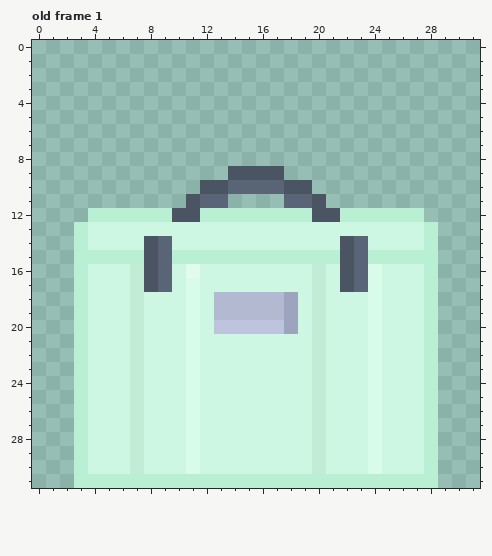
Two states of a pixel-art file, Assets/GFX/Chests/lab_chest.ase. This is how it looked before the edit.
32x32 pixels, 1 frame. Shown: old frame 1. The commit also changed other frames, which this record leaves out.
Once edited:
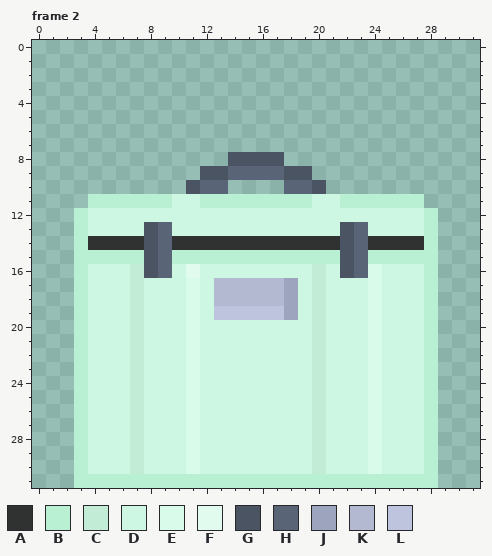
Palette (. is transparent): A #303231  B #b9f0d4  C #c3ecd7  D #cdf7e2  E #d8fbea  F #e1fbee  G #4a5462  H #596576  J #9da4be  K #b3b9d1  L #bec4dd
A new or re-ordered frame is compared with the old frame closest to it.
Diff:
frames 1 -> 4
Changed rows in their new state; - is an unchanged pixel.
Frame 2 is new; against old frame 1, layers "Gray stuff", "Chest":
first column x 3:
 8 -----------GGGG-----------
 9 ---------GGHHHHGG---------
10 --------GHH....HHG--------
11 -BBBBBBDDBBBBBBBBDDBBBBBB-
12 BDDDDDDDDDDDDDDDDDDDDDDDDB
13 -----GH------------GH-----
14 -AAAA--AAAAAAAAAAAA--AAAA-
17 -----DD---KKKKKJ---DD-----
19 ----------LLLLL-----------
20 ----------DDDDDD----------
Where, in picture pixels (left, top, right, bottom), the same in both pictures:
changed: (74, 152, 438, 334)
